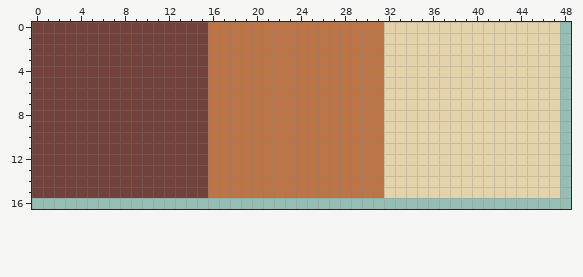
Two states of a pixel-art file, assets/images/chocolate.aseprite. The picture above was drawn from the file before the commit.
64x64 pixels, 1 frame. Shown: x 0..48, y 0..16.
Once edited:
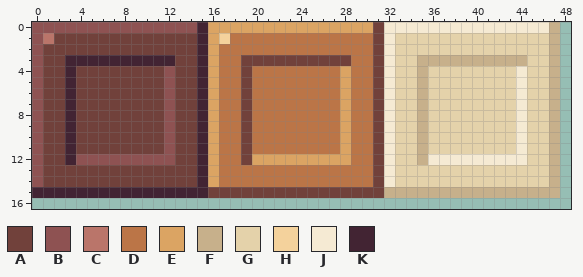
Palette (. is transparent): A #71413b  B #8e5252  C #ba756a  D #bb7547  E #dba463  F #c7b08b  G #e4d2aa  H #f4d29c  J #f5ead3  K #422433
The exact change:
--- layer "Layer 1"
@@ x 0..48 @@
- 0 AAAAAAAAAAAAAAAADDDDDDDDDDDDDDDDGGGGGGGGGGGGGGGG.
- 1 AAAAAAAAAAAAAAAADDDDDDDDDDDDDDDDGGGGGGGGGGGGGGGG.
- 2 AAAAAAAAAAAAAAAADDDDDDDDDDDDDDDDGGGGGGGGGGGGGGGG.
- 3 AAAAAAAAAAAAAAAADDDDDDDDDDDDDDDDGGGGGGGGGGGGGGGG.
- 4 AAAAAAAAAAAAAAAADDDDDDDDDDDDDDDDGGGGGGGGGGGGGGGG.
- 5 AAAAAAAAAAAAAAAADDDDDDDDDDDDDDDDGGGGGGGGGGGGGGGG.
- 6 AAAAAAAAAAAAAAAADDDDDDDDDDDDDDDDGGGGGGGGGGGGGGGG.
- 7 AAAAAAAAAAAAAAAADDDDDDDDDDDDDDDDGGGGGGGGGGGGGGGG.
- 8 AAAAAAAAAAAAAAAADDDDDDDDDDDDDDDDGGGGGGGGGGGGGGGG.
- 9 AAAAAAAAAAAAAAAADDDDDDDDDDDDDDDDGGGGGGGGGGGGGGGG.
-10 AAAAAAAAAAAAAAAADDDDDDDDDDDDDDDDGGGGGGGGGGGGGGGG.
-11 AAAAAAAAAAAAAAAADDDDDDDDDDDDDDDDGGGGGGGGGGGGGGGG.
-12 AAAAAAAAAAAAAAAADDDDDDDDDDDDDDDDGGGGGGGGGGGGGGGG.
-13 AAAAAAAAAAAAAAAADDDDDDDDDDDDDDDDGGGGGGGGGGGGGGGG.
-14 AAAAAAAAAAAAAAAADDDDDDDDDDDDDDDDGGGGGGGGGGGGGGGG.
-15 AAAAAAAAAAAAAAAADDDDDDDDDDDDDDDDGGGGGGGGGGGGGGGG.
+ 0 BBBBBBBBBBBBBBBKEEEEEEEEEEEEEEEAJJJJJJJJJJJJJJJF.
+ 1 BCAAAAAAAAAAAAAKEHDDDDDDDDDDDDDAJGGGGGGGGGGGGGGF.
+ 2 BAAAAAAAAAAAAAAKEDDDDDDDDDDDDDDAJGGGGGGGGGGGGGGF.
+ 3 BAAKKKKKKKKKKAAKEDDAAAAAAAAAADDAJGGFFFFFFFFFFGGF.
+ 4 BAAKAAAAAAAABAAKEDDADDDDDDDDEDDAJGGFGGGGGGGGJGGF.
+ 5 BAAKAAAAAAAABAAKEDDADDDDDDDDEDDAJGGFGGGGGGGGJGGF.
+ 6 BAAKAAAAAAAABAAKEDDADDDDDDDDEDDAJGGFGGGGGGGGJGGF.
+ 7 BAAKAAAAAAAABAAKEDDADDDDDDDDEDDAJGGFGGGGGGGGJGGF.
+ 8 BAAKAAAAAAAABAAKEDDADDDDDDDDEDDAJGGFGGGGGGGGJGGF.
+ 9 BAAKAAAAAAAABAAKEDDADDDDDDDDEDDAJGGFGGGGGGGGJGGF.
+10 BAAKAAAAAAAABAAKEDDADDDDDDDDEDDAJGGFGGGGGGGGJGGF.
+11 BAAKAAAAAAAABAAKEDDADDDDDDDDEDDAJGGFGGGGGGGGJGGF.
+12 BAAKBBBBBBBBBAAKEDDAEEEEEEEEEDDAJGGFJJJJJJJJJGGF.
+13 BAAAAAAAAAAAAAAKEDDDDDDDDDDDDDDAJGGGGGGGGGGGGGGF.
+14 BAAAAAAAAAAAAAAKEDDDDDDDDDDDDDDAJGGGGGGGGGGGGGGF.
+15 KKKKKKKKKKKKKKKKAAAAAAAAAAAAAAAAFFFFFFFFFFFFFFFF.
 16 .................................................
Boxes around the changes in both pictures, in picture pixels (x1, y1, x2, y2):
changed: (32, 22, 560, 198)
